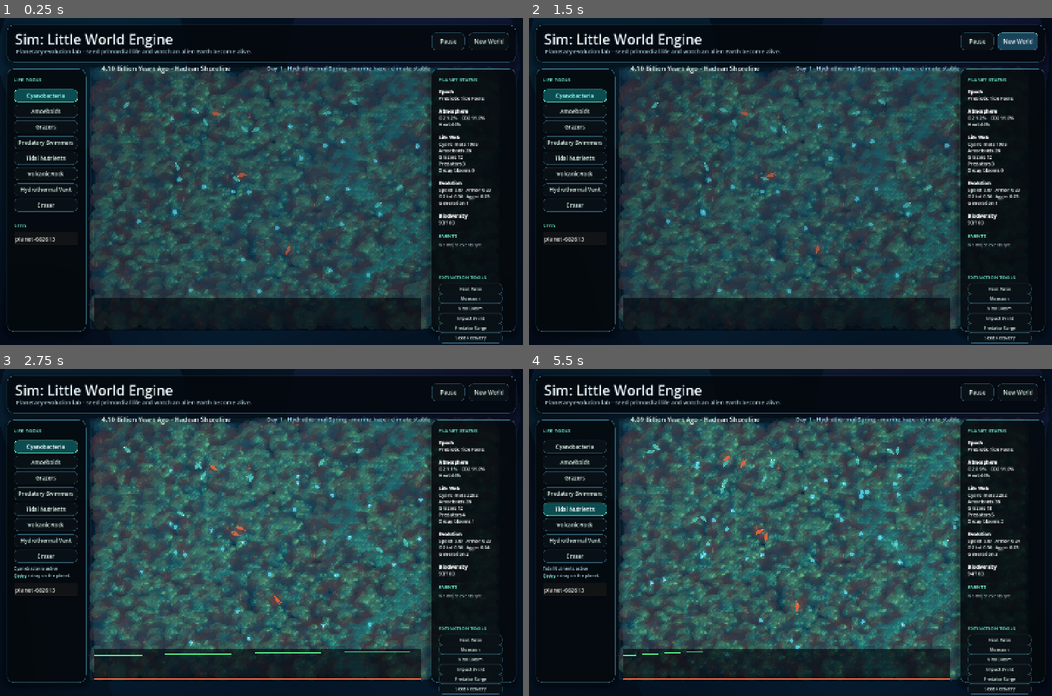
Above: before the commit, frames 1-4 (two rows, left to right).
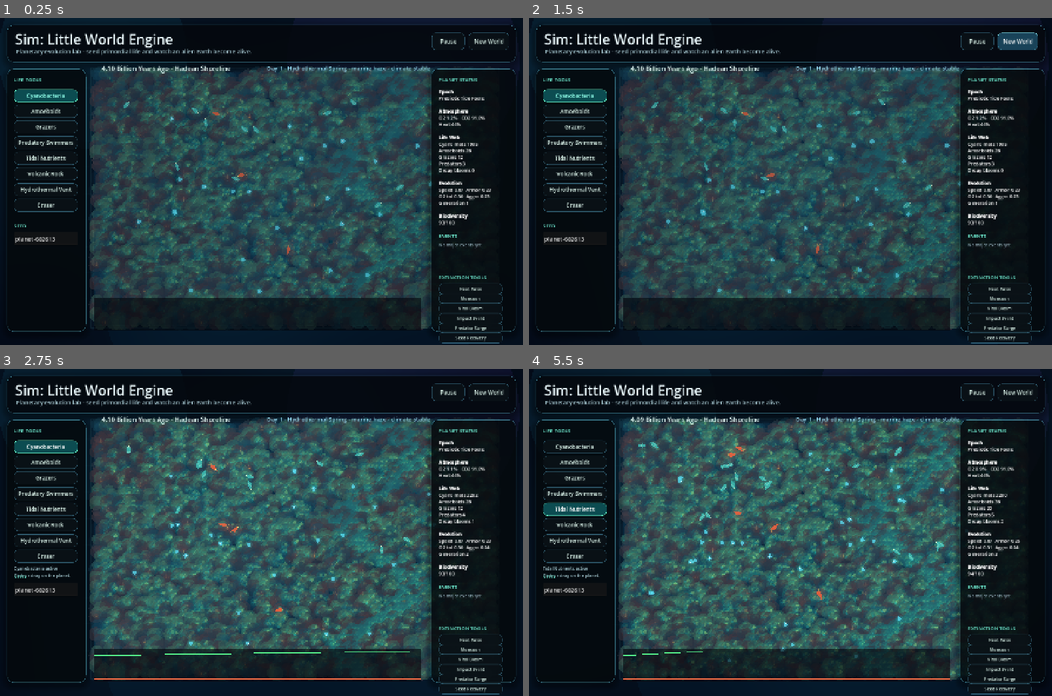
Above: after the commit, the same moments.

Repository: johnswaffles/johnny-chat
Game: Godot game, scene res://scenes/main.tscn
Same seed, same stepped clock (60 frames per second), same inputs: the game is played once before the commit and once after it.
Inputs:
- Up to frame 1 (0.25 s): no input
- Up to frame 2 (1.5 s): click "New World" at 0.5 s; click "New World" at 1.25 s
- Up to frame 3 (2.75 s): click "Cyanobacteria" at 2 s
- Up to frame 4 (5.5 s): click "Amoeboids" at 2.75 s; click "Grazers" at 3.5 s; click "Predatory Swimmers" at 4.25 s; click "Tidal Nutrients" at 5 s

The runs differ from the first frame. In frame 1, 0.1% of the frame differs, in the area x 24-83%, y 24-84%; in frame 2, less than 0.1%; in frame 3, 0.6%; in frame 4, 1.2%, in the area x 18-94%, y 17-94%.

Commit message:
Smooth sim organism motion

Diff:
--- a/games/sim-little-world-godot/scripts/rendering/planet_renderer.gd
+++ b/games/sim-little-world-godot/scripts/rendering/planet_renderer.gd
@@ -90,6 +90,7 @@
 		var draw_vel: Vector2 = organism.prev_vel.lerp(organism.vel, t)
 		if draw_vel.length_squared() < 0.0001:
 			draw_vel = organism.vel
+		p += draw_vel * float(organism.get("speed", 1.0)) * 0.16 * (t - 0.5)
 		match organism.kind:
 			"amoeboid":
 				draw_amoeboid(canvas, p, organism, sim.tick, draw_vel)
--- a/games/sim-little-world-godot/scripts/simulation/planet_simulation.gd
+++ b/games/sim-little-world-godot/scripts/simulation/planet_simulation.gd
@@ -292,7 +292,8 @@
 	var dir: Vector2 = (target - organism.pos).normalized()
 	if dir.length() == 0.0:
 		dir = _random_vec(1.0).normalized()
-	organism.vel = organism.vel.lerp(dir, 0.07).normalized()
+	var turn_rate := clamp(0.03 + speed * 0.00012, 0.035, 0.055)
+	organism.vel = organism.vel.lerp(dir, turn_rate).normalized()
 	var next: Vector2 = organism.pos + organism.vel * speed * delta
 	var c := cell_at_world(next)
 	if _is_blocking_terrain(c.type) and not c.vent:
Not shown, changed: public/sim/index.html
Not shown, changed: public/sim/index.pck
